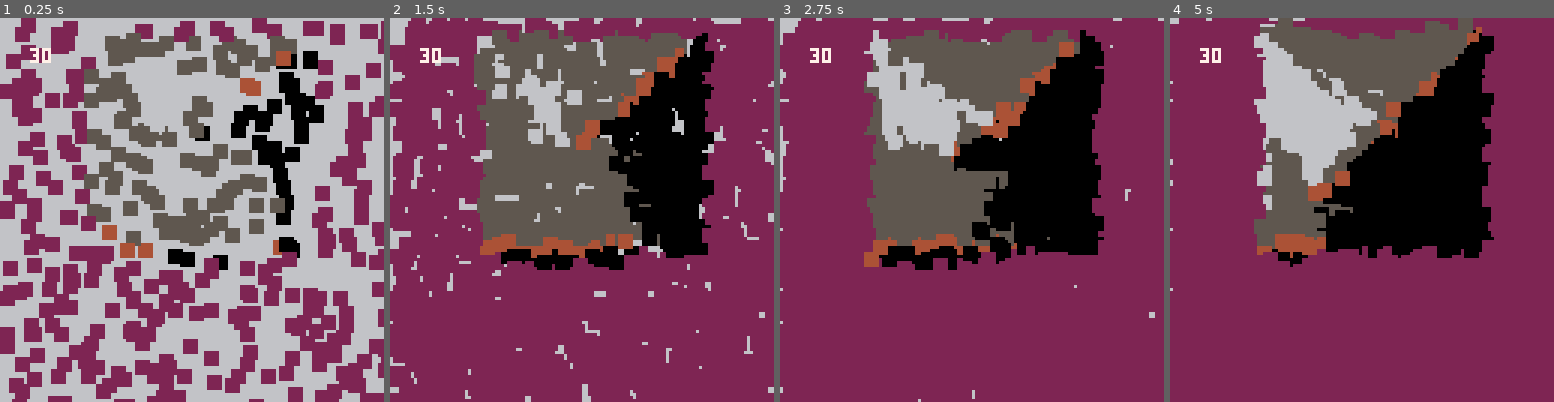
Above: before the commit, frames 1-4 (left to right).
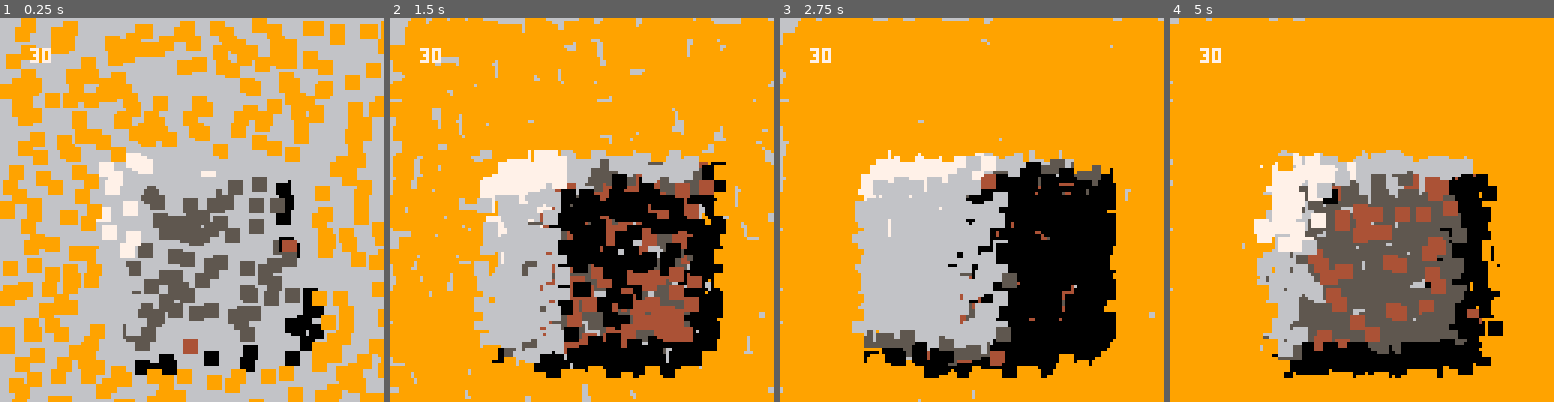
Above: after the commit, the same moments.

Repository: danslocombe/pico-1k-jam
Game: PICO-8 cartridge march_simple.p8
Same seed, same stepped clock (60 frames per second), same inputs: the game is played once before the commit and once after it.
Inputs:
- Up to frame 1 (0.25 s): no input
- Up to frame 2 (1.5 s): no input
- Up to frame 3 (2.75 s): no input
- Up to frame 4 (5 s): no input

The runs differ from the first frame. In frame 1, 42% of the frame differs, in the area x 0-100%, y 0-100%; in frame 2, 92%; in frame 3, 94%; in frame 4, 98%.

Commit message:
CUBE CUBE

Diff:
--- a/march_simple.p8
+++ b/march_simple.p8
@@ -5,8 +5,8 @@
 
 light_x = -1.5
 light_y = -1.5
-light_z = 1.5
-cube_size = 0.35
+light_z = 0
+cube_size = 0.45
 sphere_x = 0
 sphere_z = 0
 --sphere_size = 0.535
@@ -17,7 +17,7 @@
   sphere_z = -0.65*sin(t/800)
   --light_x = 1.5*cos(t/1000)
   --light_y = -3 + 1.5*sin(t/1200)
-  rotate += 0.0001
+  rotate += 0.001
   --sphere_x = 0
   --cube_size = 0.35 + 0.2*sin(t/500)
 end
@@ -76,9 +76,10 @@
   --local dist = vec_len(p) - 0.35
   --dist = max(cubeSDF(p), -dist)
   --local dist = max(cubeSDF(p), -infCylinderSDF(rotate_y(p, rotate)))
-  local p2 = {p[1] + sphere_z, p[2], p[3]}
+  --local p2 = {p[1] + sphere_z, p[2], p[3]}
+  --local dist = cubeSDF(rotate_y(p, 0))
+  --local dist = cubeSDF(p)
   local dist = cubeSDF(rotate_y(p, rotate))
-  --local dist = cubeSDF(rotate_y(p, rotate))
   return dist
 end
 
@@ -94,10 +95,15 @@
 function infCylinderSDF(p)
   return sqrt(sqr(p[1]) + sqr(p[2])) - 0.25
 end
+
+marched = {}
+
 function march(eye, dir)
+  --local marched = {}
+  --local dists = {}
   local depth = 0
   local p = {eye[1], eye[2], eye[3]}
-  local k = 0.4
+  local k = 0.2
   --local dx = dir[1]*k
   --local dy = dir[2]*k
   --local dz = dir[3]*k
@@ -105,7 +111,20 @@
   for i=0,16 do
     local dist = sceneSDF(p)
     local last_dist = dist
-    if dist < 0.01 then
+    if dist < k then
+      --[[
+      printh("MARCH")
+      for i,x in pairs(marched) do
+        printh("x: " .. x[1])
+        printh("y: " .. x[2])
+        printh("z: " .. x[3])
+        printh("DIST : " .. dists[i])
+      end
+      printh("last p")
+      printh("x: " .. p[1])
+      printh("y: " .. p[2])
+      printh("z: " .. p[3])
+      ]]--
       last_p = p
       return depth
     end
@@ -118,6 +137,8 @@
     p[1] += dir[1]*incr
     p[2] += dir[2]*incr
     p[3] += dir[3]*incr
+    --add(marched, {p[1], p[2], p[3]})
+    --add(dists, dist)
     --p[1] += dx
     --p[2] += dy
     --p[3] += dz
@@ -152,13 +173,13 @@
         --printh("z ".. dir[3])
         local t_0 = stat(1)
         local dir = rays[i]
-        local eye = {0, 0.25, 3}
+        local eye = {0, -0.25, 6}
         local dist = march(eye, dir)
         local t_1 = stat(1)
 
         --printh(dist)
 
-        local col = 2
+        local col = 9
 
         --local t_2 = 0
         record_time = false
@@ -168,7 +189,7 @@
 
           col = 5
 
-          local k = 0.081
+          local k = 0.011
           local dist_x_0 = sceneSDF({last_p[1] - k, last_p[2], last_p[3]})
           local dist_x_1 = sceneSDF({last_p[1] + k, last_p[2], last_p[3]})
           local dist_y_0 = sceneSDF({last_p[1], last_p[2] - k, last_p[3]})
@@ -178,20 +199,25 @@
           local grad_x = dist_x_1 - dist_x_0
           local grad_y = dist_y_1 - dist_y_0
           local grad_z = dist_z_1 - dist_z_0
+          local grad = normalize({grad_x, grad_y, grad_z})
           --local grad_x = dist_x_1 - last_dist
           --local grad_y = dist_y_1 - last_dist
           --local grad_z = dist_z_1 - last_dist
 
           local light_dir = normalize({light_x - last_p[1], light_y - last_p[2], light_z - last_p[3]})
 
-          local dot = grad_x * light_dir[1] + grad_y * light_dir[2] + grad_z * light_dir[3]
+          local dot = grad[1] * light_dir[1] + grad[2] * light_dir[2] + grad[3] * light_dir[3]
           dot += rnd(0.005)
-
+          --printh("x : " .. x)
+          --printh("y : " .. y)
+          --printh("dot : " .. dot)
+
+          dot += 0.5
           if dot < 0 then
             col = 0
           else
             --col = 7
-            col = 4 + dot * 22
+            col = 4 + sqrt(dot) * 3
           end
 
           --t_2 = stat(1)
